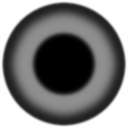
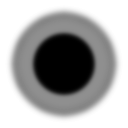
Two versions of the same layered image (128×128). Layer-by-layer changes:
painted on "base", masked it over box(1, 1, 127, 127)
